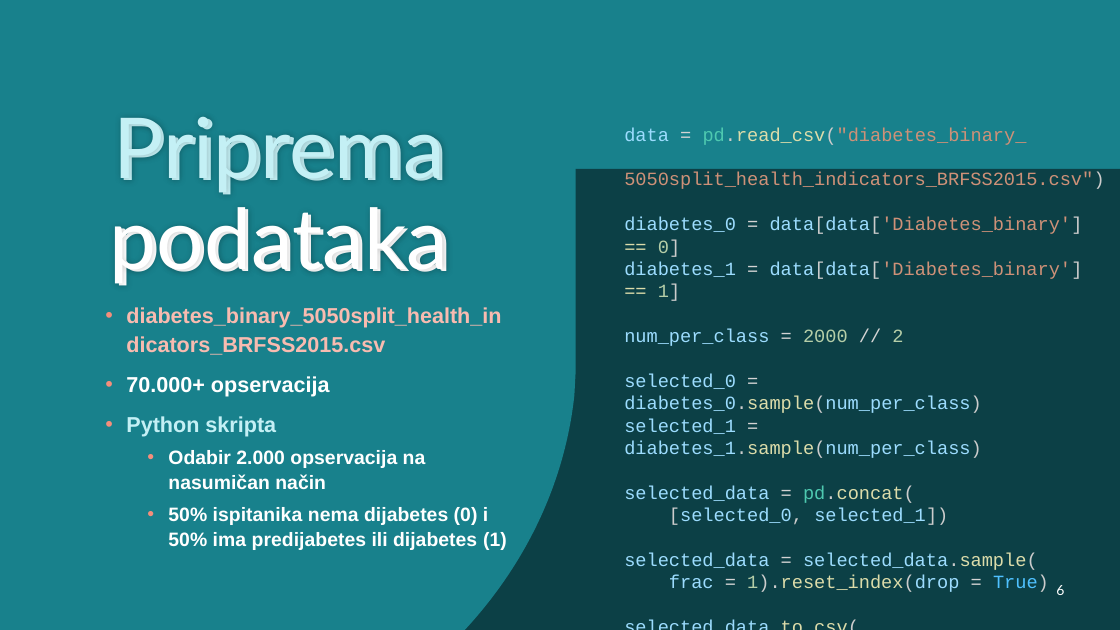
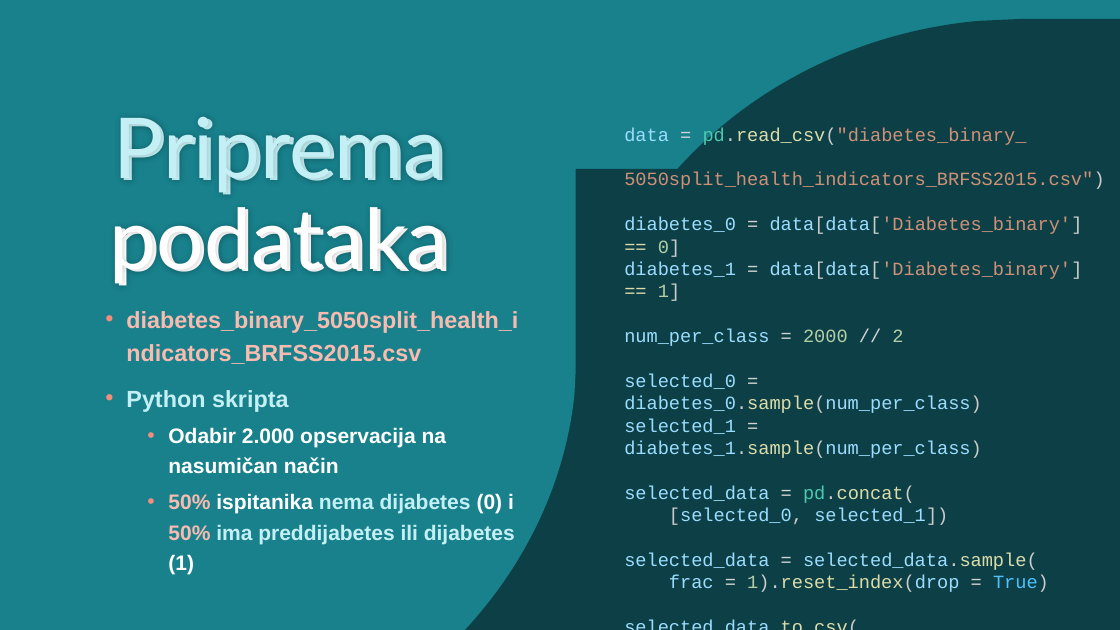
Before and after one commit to jfletcher20/diabetes-health-indicators-analysis, a slide deck: slide 9 of MULTIVARIJANTNA I DUBINSKA ANALIZA PODATAKA.pptx (slide 6 before the commit). Drawn at 1120x630 pixels with LibreOffice and Linux fonts; fonts in the diff are those of the drawing; background and template pictures are left out. Boxes give left, top, right and bottom in pixels: in the first picture for what was removed or moved away, otherwise in the second. Text is boxed around its words. In the diff, an @@ line names an element or a change of style, - is before the commit and + after.

```diff
--- a/MULTIVARIJANTNA I DUBINSKA ANALIZA PODATAKA.pptx
+++ b/MULTIVARIJANTNA I DUBINSKA ANALIZA PODATAKA.pptx
@@ freeform shape added at bbox=[576, 18, 1120, 630], fill #0C4046 @@
@@ text at bbox=[126, 311, 518, 474]: size 18.5 to 20 pt in "diabetes_binary_5050split_health_indicators_BRFSS2015.csv", "Python skripta"; size 16.6 to 18 pt in "Odabir 2.000 opservacija na nasumičan način"; line spacing 1.1 to 1.2 @@
@@ text at bbox=[126, 376, 330, 397]: paragraph removed @@
-• 70.000+ opservacija
@@ text at bbox=[168, 493, 515, 574]: text changed; size 16.6 to 18 pt; text colour #FFFFFF to #C4F0F5 @@
-  • 50% ispitanika nema dijabetes (0) i 50% ima predijabetes ili dijabetes (1)
+  • 50% ispitanika nema dijabetes (0) i 50% ima preddijabetes ili dijabetes (1)
@@ page number at bbox=[1056, 585, 1064, 595]: text changed @@
-6
+9
```
Also in this commit, not shown: 7 other slides changed, 13 slides added, 9 slides removed, 11 other files.
